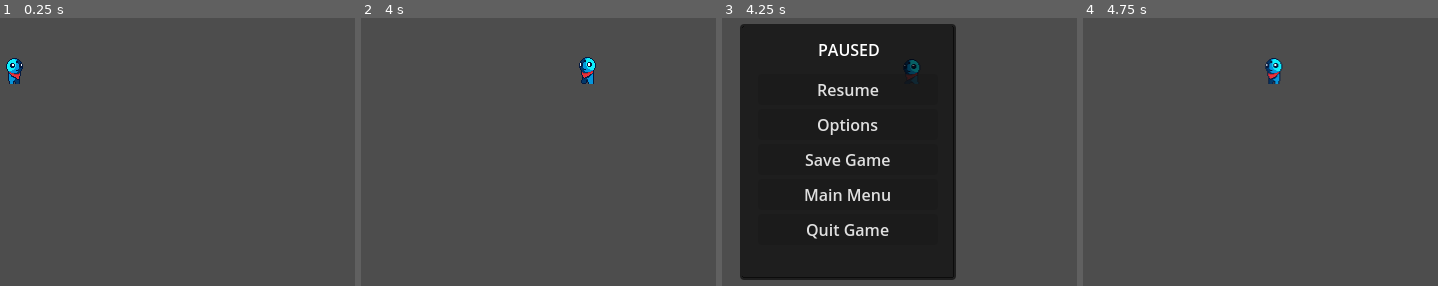
Above: before the commit, frames 1-4 (left to right).
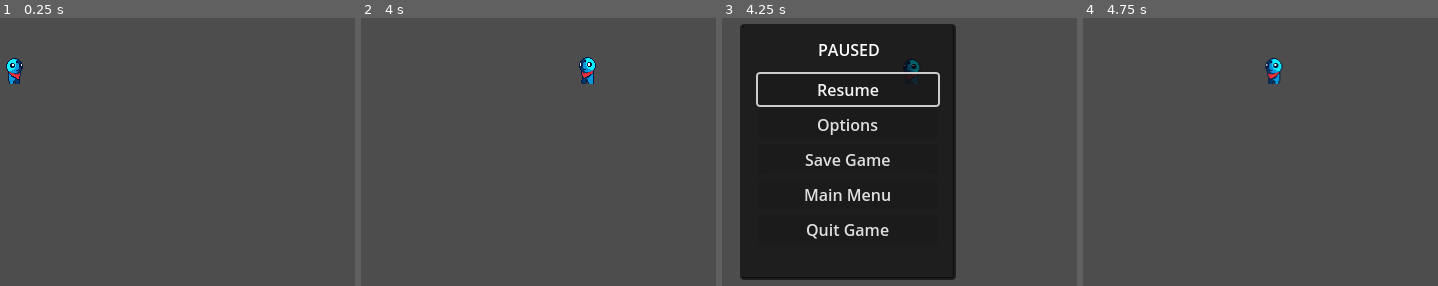
Above: after the commit, the same moments.

Repository: jozeni00/rolo_project
Game: Godot game, scene res://main/main.tscn
Same seed, same stepped clock (60 frames per second), same inputs: the game is played once before the commit and once after it.
Inputs (mouse positions are in pixels of both pictures, inside the frame that each line leads up to):
- Up to frame 1 (0.25 s): no input
- Up to frame 2 (4 s): tap Enter at 0.5 s; move the mouse to (694, 184) at 0.52 s; press the mouse at (694, 184) at 0.53 s; hold Right (Right) 0.53-1.28 s; move the mouse to (392, 232) at 1.27 s; release the mouse at (392, 232) at 1.28 s; hold Down (Down) 1.28-2.03 s; tap Shift (Dodge) at 1.35 s; move the mouse to (609, 101) at 2.02 s; hold Right (Right) 2.03-2.78 s; hold F (Interact) 2.03-2.78 s; move the mouse to (outside the picture) at 2.77 s; hold Up (Up) 2.78-3.53 s; right-click (outside the picture) at 2.85 s; click (outside the picture) at 2.92 s; move the mouse to (outside the picture) at 3.52 s; press the mouse at (outside the picture) at 3.53 s; hold Left (Left) from 3.53 s (still down)
- Up to frame 3 (4.25 s): keep holding Left (Left); tap P (Pause) at 4.15 s
- Up to frame 4 (4.75 s): release Left (Left) at 4.25 s; release the mouse at (outside the picture) at 4.25 s; click "Resume" at 4.25 s

Frames 1-2 are identical in both runs. In frame 3, 0.9% of the frame differs, in the area x 9-62%, y 20-34%; in frame 4, nothing differs.

Commit message:
Made the Resume button grab focus by default

Diff:
--- a/main/main.gd
+++ b/main/main.gd
@@ -30,4 +30,5 @@
 		Engine.time_scale = 0
 		#print("Paused")
 		pauseMenu.show()
+		$Pause_Menu/GraphFrame/MarginContainer/VBoxContainer/Resume.grab_focus()
 		paused = true
